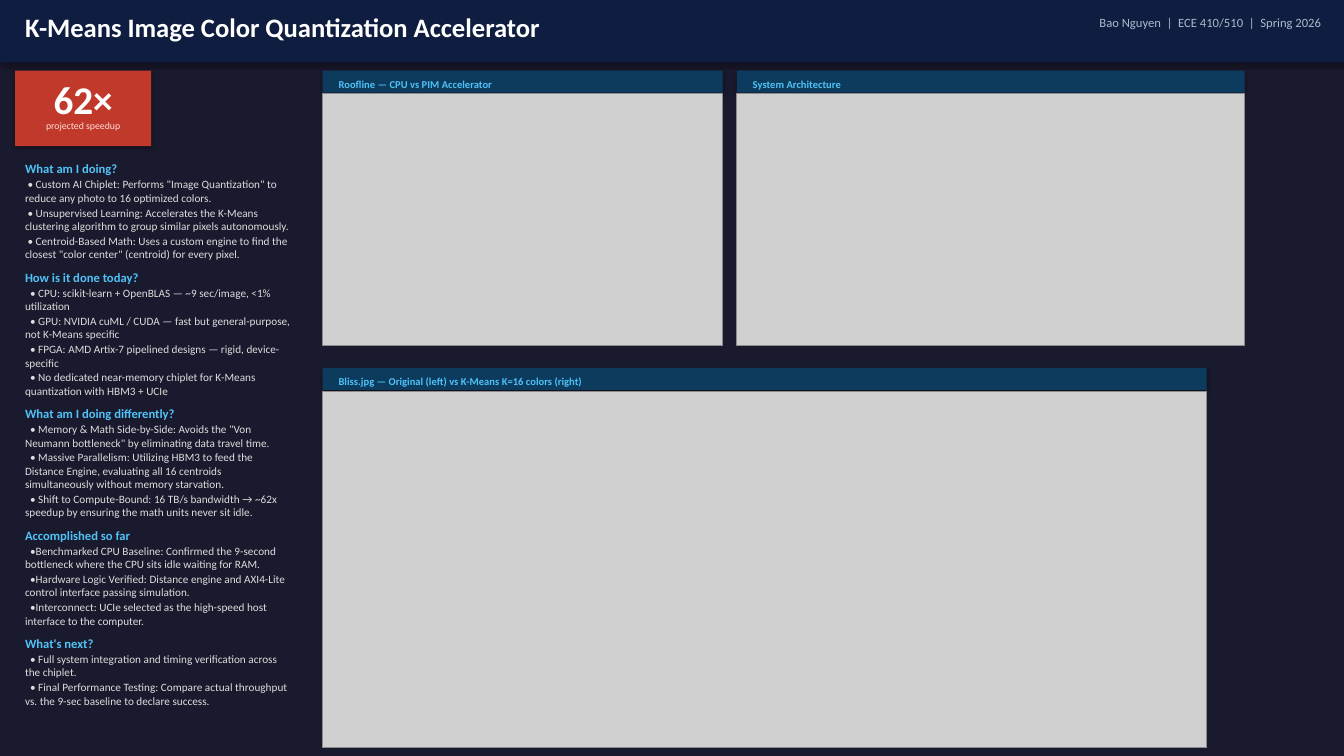
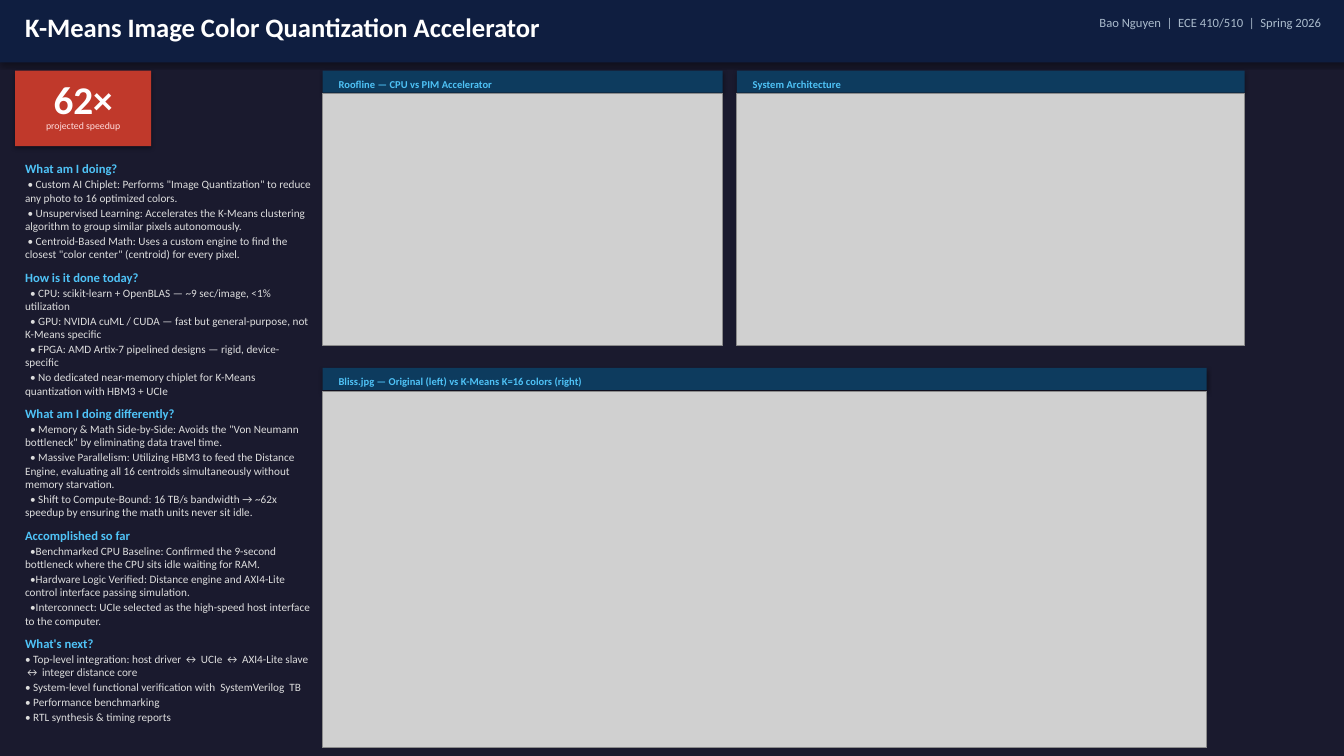
Before and after one commit to BaoPSU/ECE410-HW4AI, a slide deck: slide 1 of presentations/p01/codefest_p01_bao_nguyen.pptx. Drawn at 1344x756 pixels with LibreOffice and Linux fonts; fonts in the diff are those of the drawing; grey boxes stand for pictures. Boxes give left, top, right and bottom in pixels: in the first picture for what was removed or moved away, otherwise in the second. Text is boxed around its words. In the diff, an @@ line names an element or a change of style, - is before the commit and + after.

```diff
--- a/presentations/p01/codefest_p01_bao_nguyen.pptx
+++ b/presentations/p01/codefest_p01_bao_nguyen.pptx
@@ text at [25,163,117,177]: less space between paragraphs @@
@@ text at [33,655,308,723]: text changed @@
-• Full system integration and timing verification across the chiplet.
-• Final Performance Testing: Compare actual throughput vs. the 9-sec baseline to declare success.
+• Top-level integration: host driver ↔ UCIe ↔ AXI4-Lite slave ↔ integer distance core
+• System-level functional verification with SystemVerilog TB
+• Performance benchmarking
+• RTL synthesis & timing reports
```
Also in this commit, not shown: 1 other file.
